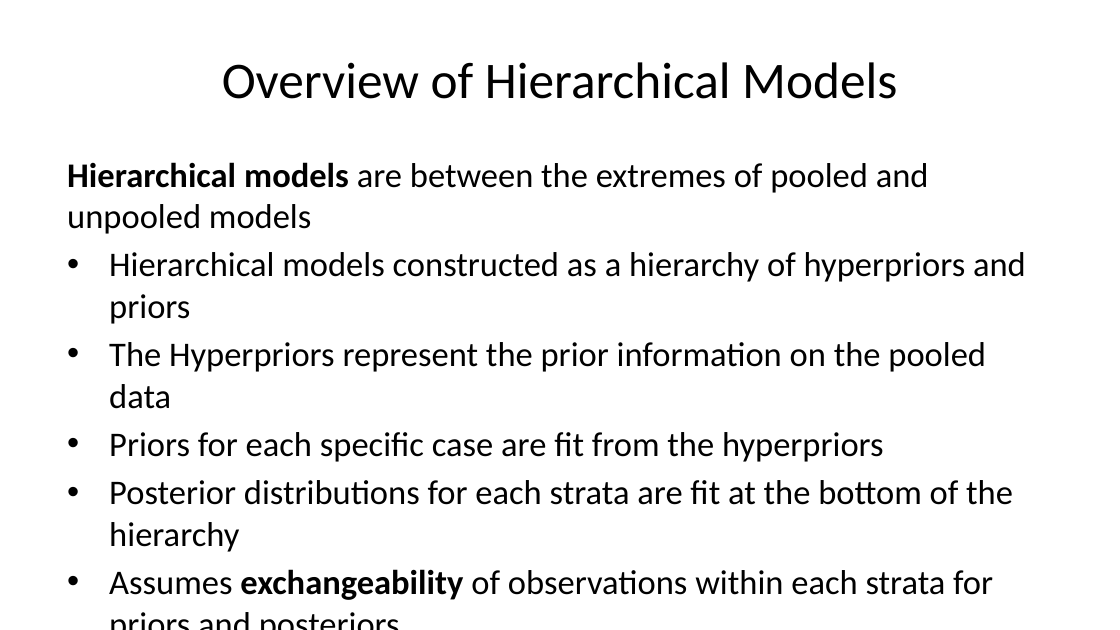
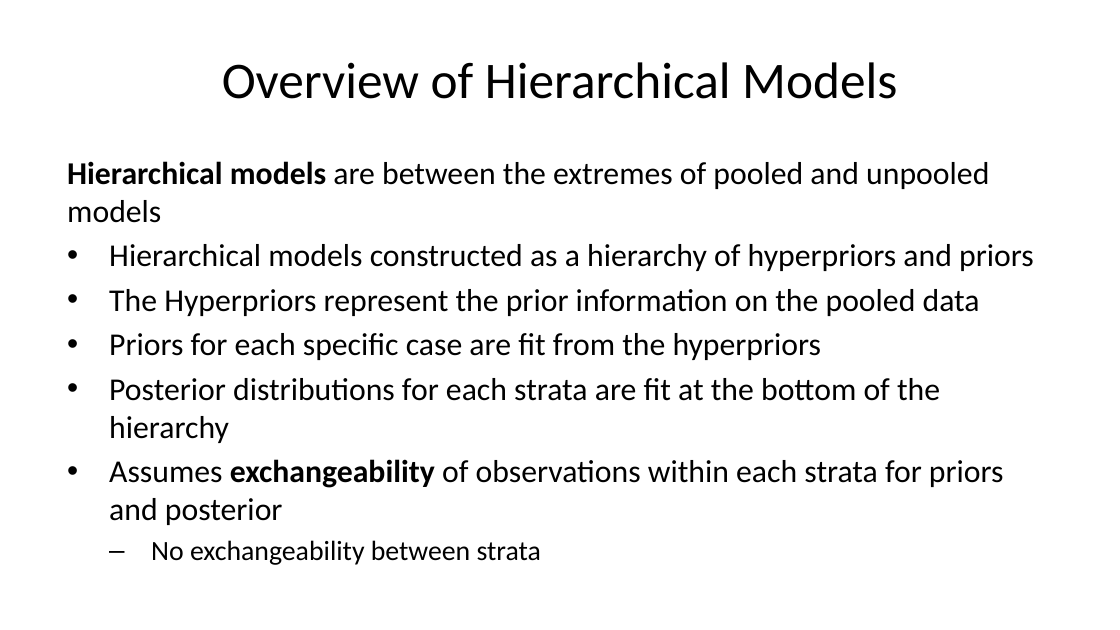
Before and after one commit to StephenElston/CSCI-E-83, a slide deck: slide 6 of LectureSlides/14_HierarchicalBayesModels.pptx. Drawn at 1120x630 pixels with LibreOffice and Linux fonts; fonts in the diff are those of the drawing. Boxes give left, top, right and bottom in pixels: in the first picture for what was removed or moved away, otherwise in the second. Text is boxed around its words. In the diff, an @@ line names an element or a change of style, - is before the commit and + after.

Commit message:
Updated content, corrected slides, fixed typos and animmations

```diff
--- a/LectureSlides/14_HierarchicalBayesModels.pptx
+++ b/LectureSlides/14_HierarchicalBayesModels.pptx
@@ text at (67,161,1034,443): size 22.2 to 20.4 pt in "Hierarchical models are between the extremes of ...", "Hierarchical models constructed as a hierarchy of ...", "The Hyperpriors represent the prior information on ...", "Priors for each specific case are fit ..." and 1 more places @@
@@ text at (109,459,1004,565): text changed; size 22.2 to 20.4 pt @@
-• Assumes exchangeability of observations within each strata for priors and posteriors
+• Assumes exchangeability of observations within each strata for priors and posterior
+  – No exchangeability between strata
```
Also in this commit, not shown: 4 other slides changed.
